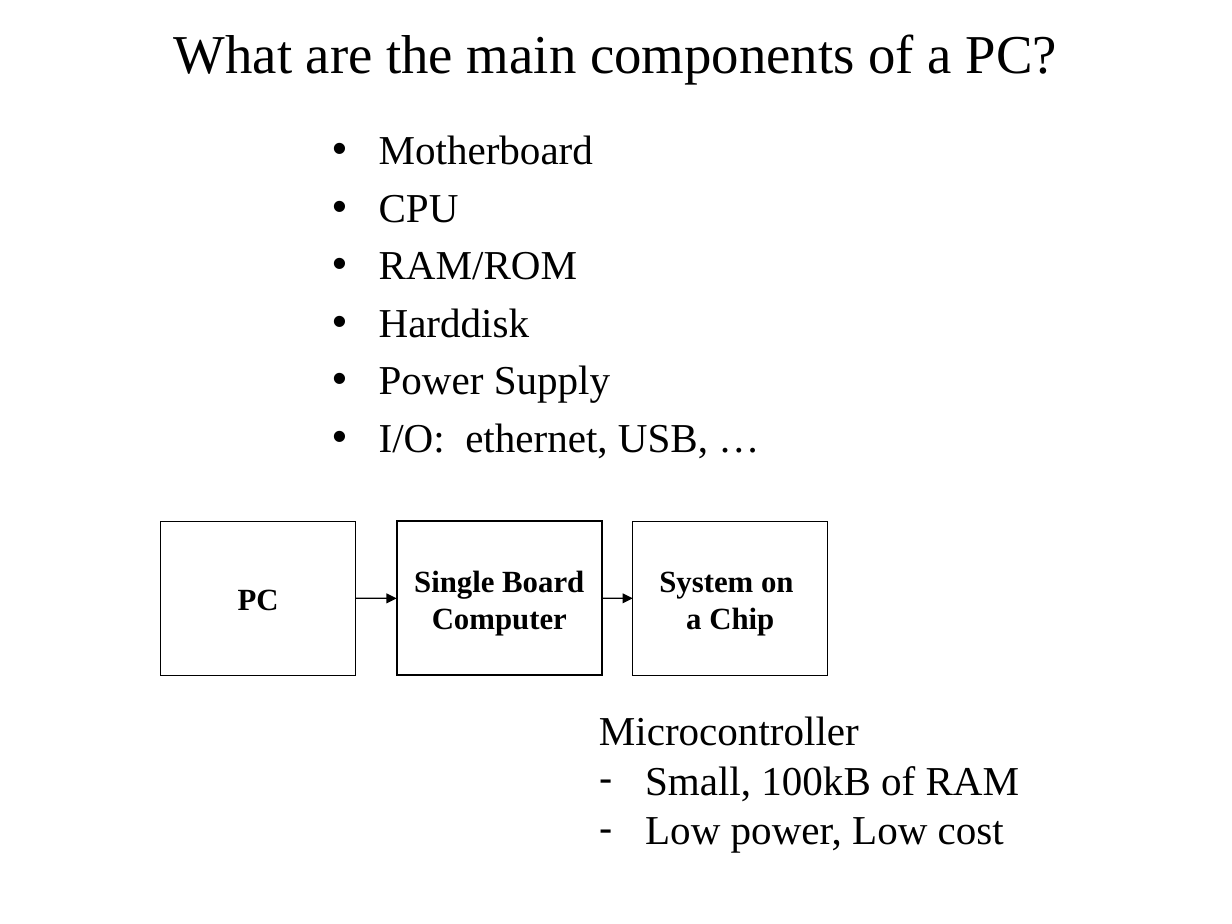
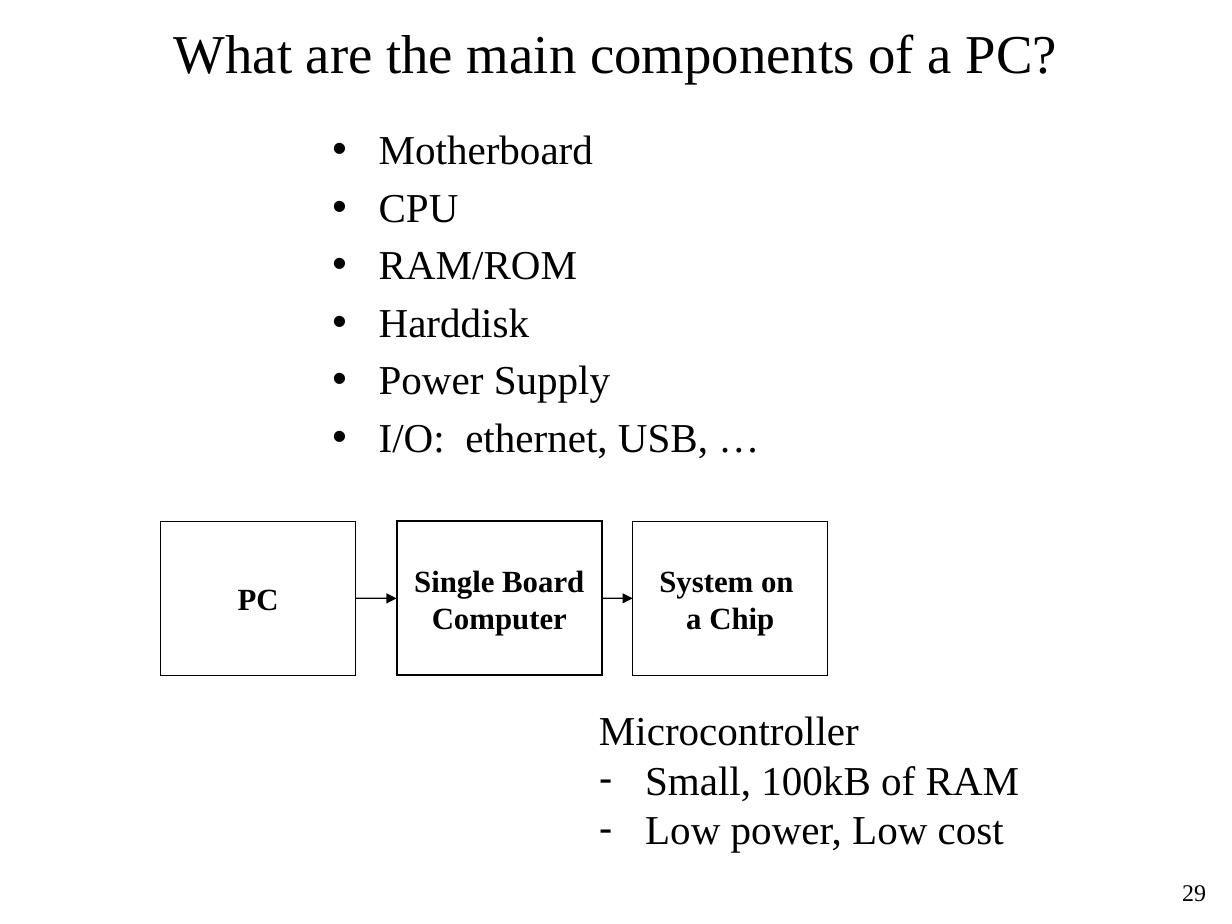
Before and after one commit to pw4rn3r/ECE382, a slide deck: slide 29 of notes/L1/Lsn1.pptx (slide 12 before the commit). Drawn at 1232x924 pixels with LibreOffice and Linux fonts; fonts in the diff are those of the drawing. Boxes give left, top, right and bottom in pixels: in the first picture for what was removed or moved away, otherwise in the second. Text is boxed around its words. In the diff, an @@ line names an element or a change of style, - is before the commit and + after.

```diff
--- a/notes/L1/Lsn1.pptx
+++ b/notes/L1/Lsn1.pptx
@@ page number added at bbox=[1182, 885, 1206, 902], 14 pt, text #000000 @@
+29
```
Also in this commit, not shown: 12 other slides changed, 22 slides added, 4 slides removed.
